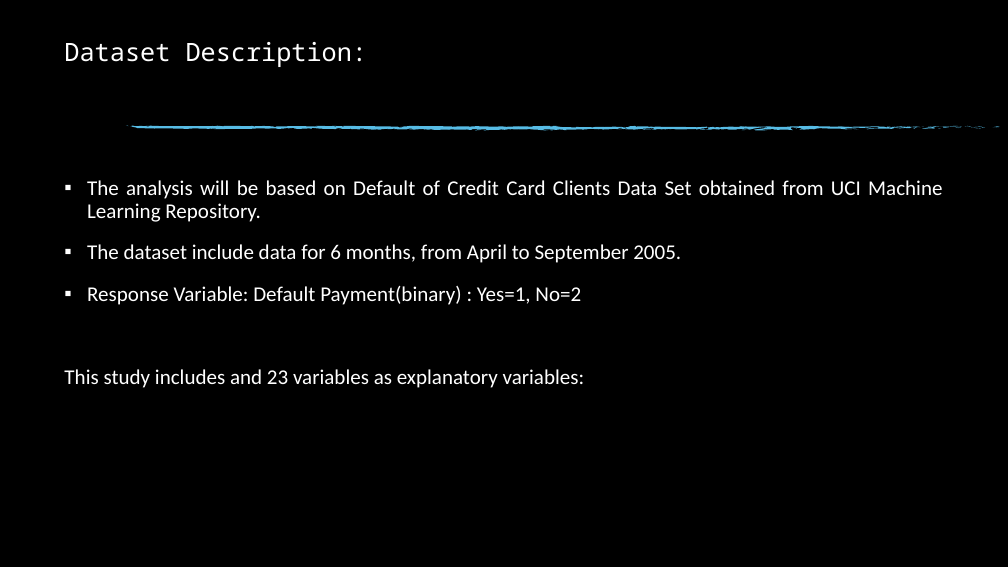
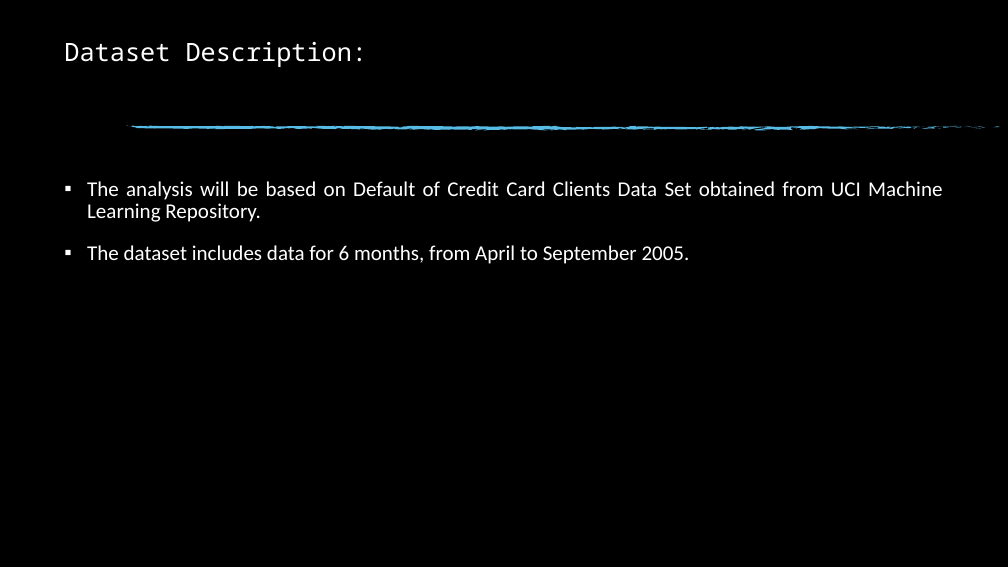
Before and after one commit to ambily-treesa/DAB103-CreditCardDefault, a slide deck: slide 7 of DAB103 Project Proposal.pptx. Drawn at 1008x567 pixels with LibreOffice and Linux fonts; fonts in the diff are those of the drawing; background and template pictures are left out. Boxes give left, top, right and bottom in pixels: in the first picture for what was removed or moved away, otherwise in the second. Text is boxed around its words. In the diff, an @@ line names an element or a change of style, - is before the commit and + after.

Commit message:
dataset description update

```diff
--- a/DAB103 Project Proposal.pptx
+++ b/DAB103 Project Proposal.pptx
@@ text at [87,245,690,264]: text changed @@
-▪ The dataset include data for 6 months, from April to September 2005.
-▪ Response Variable: Default Payment(binary) : Yes=1, No=2
-This study includes and 23 variables as explanatory variables:
+▪ The dataset includes data for 6 months, from April to September 2005.
```
Also in this commit, not shown: 2 other slides changed.
